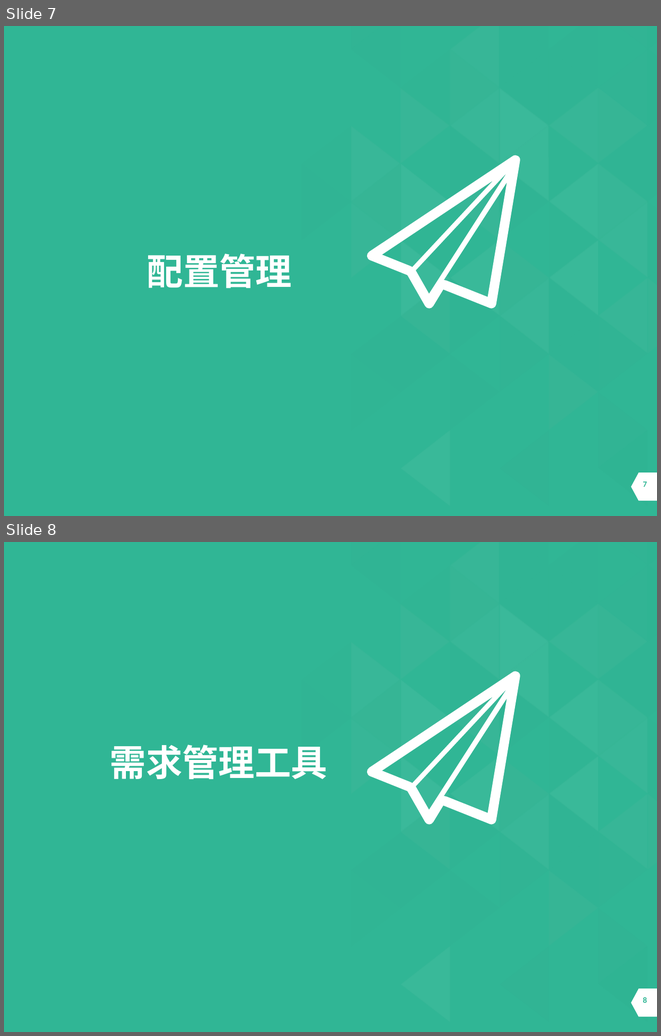
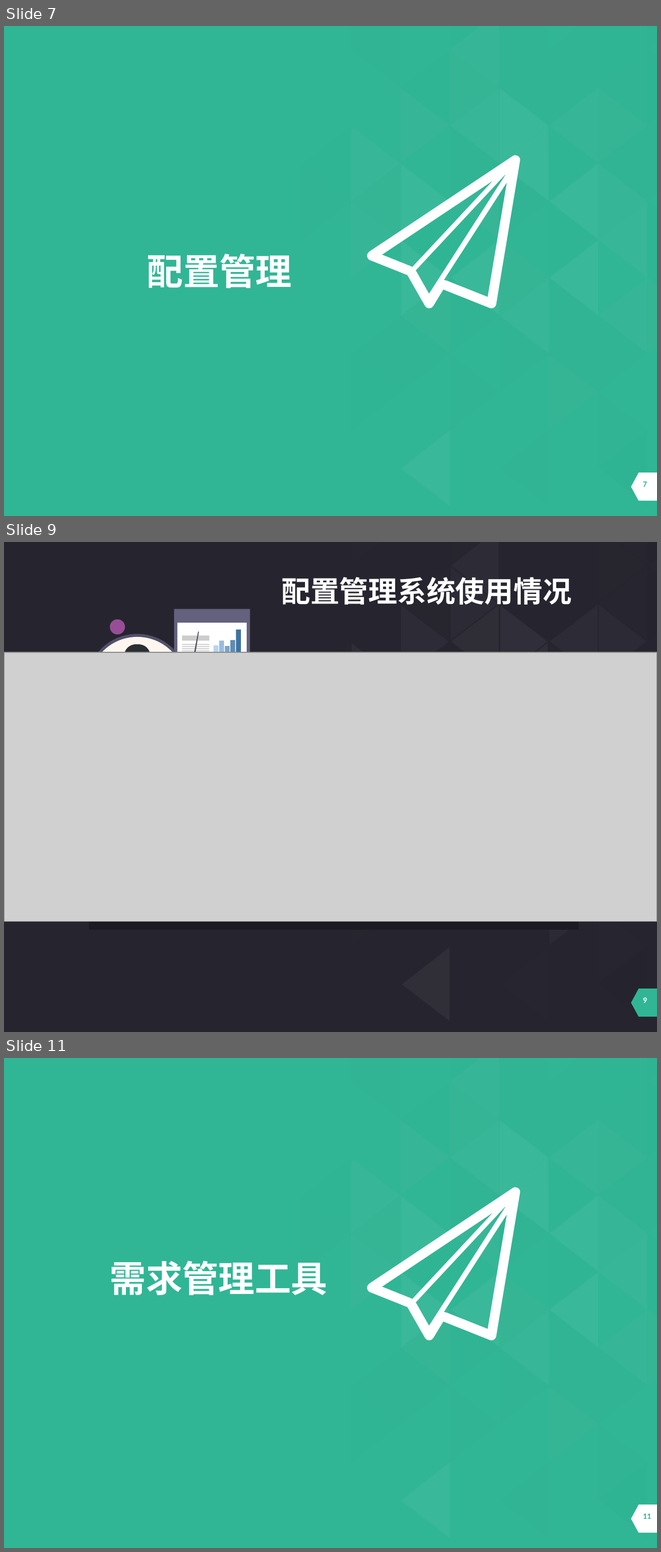
Before and after one commit to cchello/PRD2018-G01, a slide deck: 受控文档/需求管理阶段/PRD2018_G01_基于项目的案例教学系统需求变更评审PPT.pptx. Shown one above the other, each under a label of ours: slides 7 and 8 before the commit, slides 7, 9 and 11 after it; the slides between them are not shown. The pictures are 661x1036 and 661x1552 pixels, drawn with LibreOffice and Linux fonts; fonts in the diff are those of the drawing; grey boxes stand for pictures. Boxes give left, top, right and bottom in pixels: in the first picture for what was removed or moved away, otherwise in the second. Text is boxed around its words. In the diff, an @@ line names an element or a change of style, - is before the commit and + after.

```diff
--- a/受控文档/需求管理阶段/PRD2018_G01_基于项目的案例教学系统需求变更评审PPT.pptx
+++ b/受控文档/需求管理阶段/PRD2018_G01_基于项目的案例教学系统需求变更评审PPT.pptx
@@ slide 9 added at [4,542,657,1032], background #26252F; not listed: 1 template element that a slide beside it also shows @@
@@ text added at [281,577,572,605], 32 pt, text #FFFFFF, bold @@
+配置管理系统使用情况
@@ ellipse added at [110,619,125,634], fill #984E96 @@
@@ picture added at [4,652,657,921] @@
@@ group added at [86,632,199,737]: 5 freeform shapes, 2 ellipses @@
@@ group added at [175,609,250,697]: 12 rectangles, 1 freeform shape @@
@@ rectangle added at [89,921,579,929], fill #1C1B23 @@
@@ group added at [302,542,657,1022]: 40 freeform shapes @@
@@ pentagon arrow added at [631,989,657,1017], fill #30B695 @@
@@ what was slide 8 is now slide 11 @@
@@ page number at [643,1513,651,1519]: text changed @@
-8
+11
```
Also in this commit, not shown: 2 other slides added.
